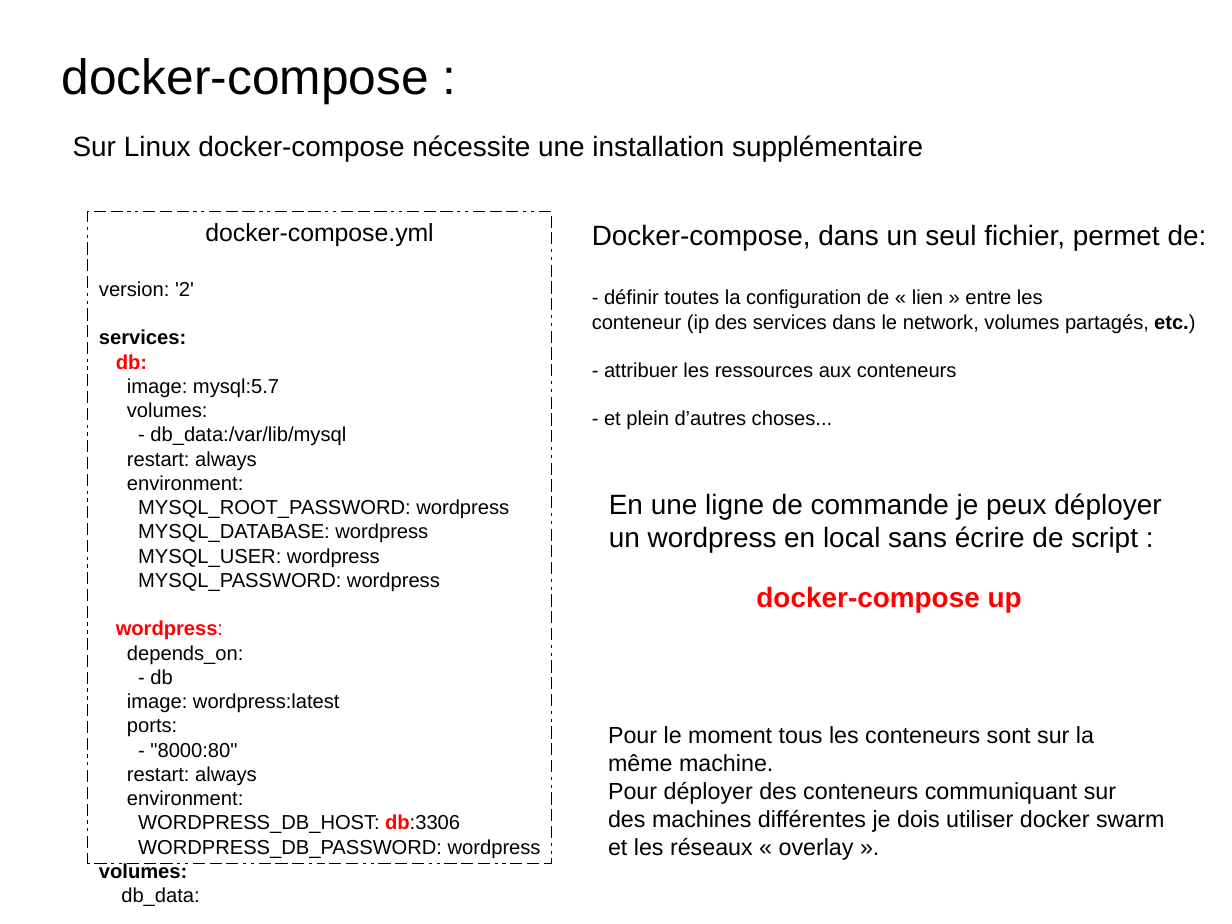
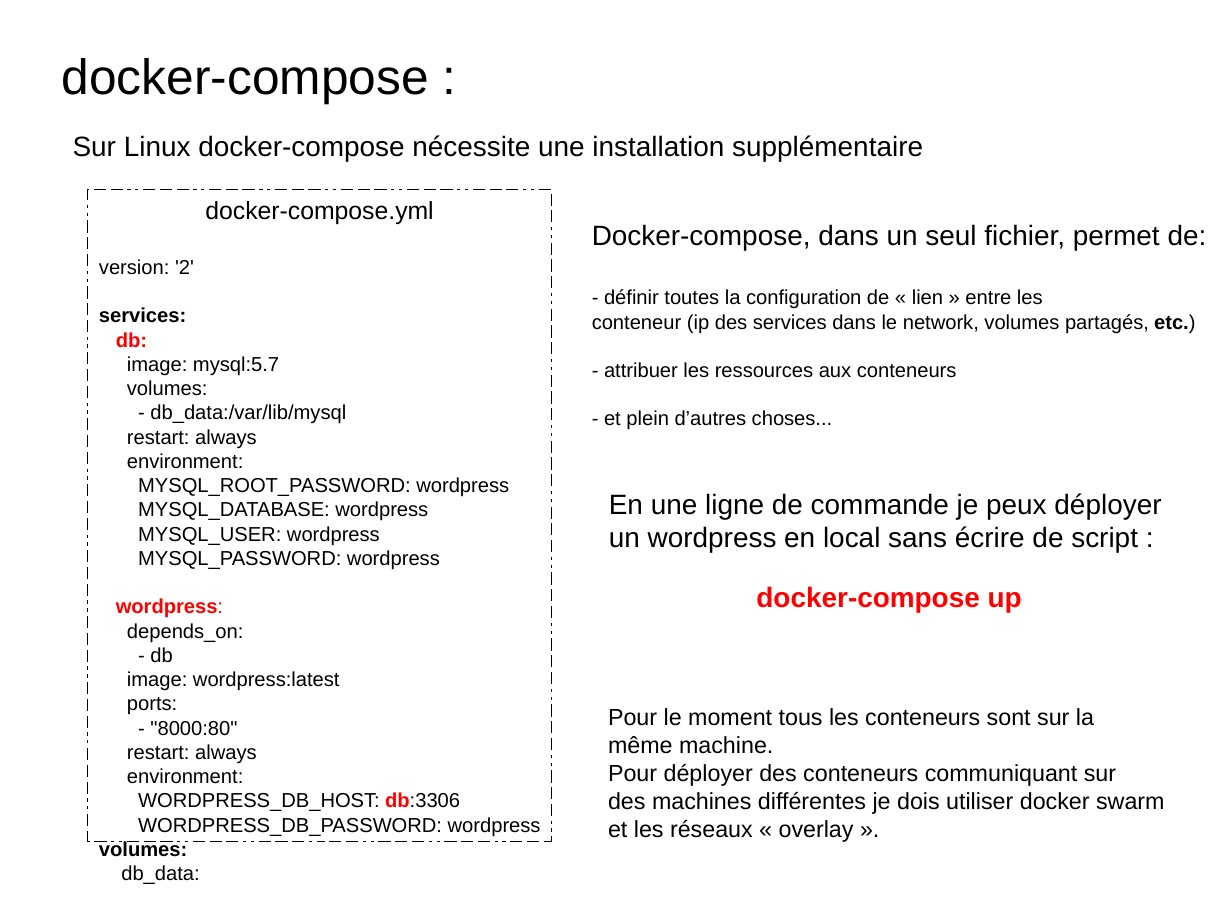
Before and after one commit to charleshuber/4t, a slide deck: slide 11 of presentation_smb215.odp (slide 10 before the commit). Drawn at 1232x924 pixels with LibreOffice and Linux fonts; fonts in the diff are those of the drawing. Boxes give left, top, right and bottom in pixels: in the first picture for what was removed or moved away, otherwise in the second. Text is boxed around its words. In the diff, an @@ line names an element or a change of style, - is before the commit and + after.

```diff
--- a/presentation_smb215.odp
+++ b/presentation_smb215.odp
@@ rectangle "docker-compose.yml": place and size @@
-rectangle "docker-compose.yml" at bbox=[88, 211, 552, 863]
+rectangle "docker-compose.yml" at bbox=[88, 189, 552, 841]
@@ text "Pour le moment tous les ...": place and size @@
-text "Pour le moment tous les ..." at bbox=[608, 726, 1165, 860]
+text "Pour le moment tous les ..." at bbox=[608, 708, 1165, 842]
```
Also in this commit, not shown: 8 other slides changed, 3 slides added, 2 slides removed, 1 other file.
